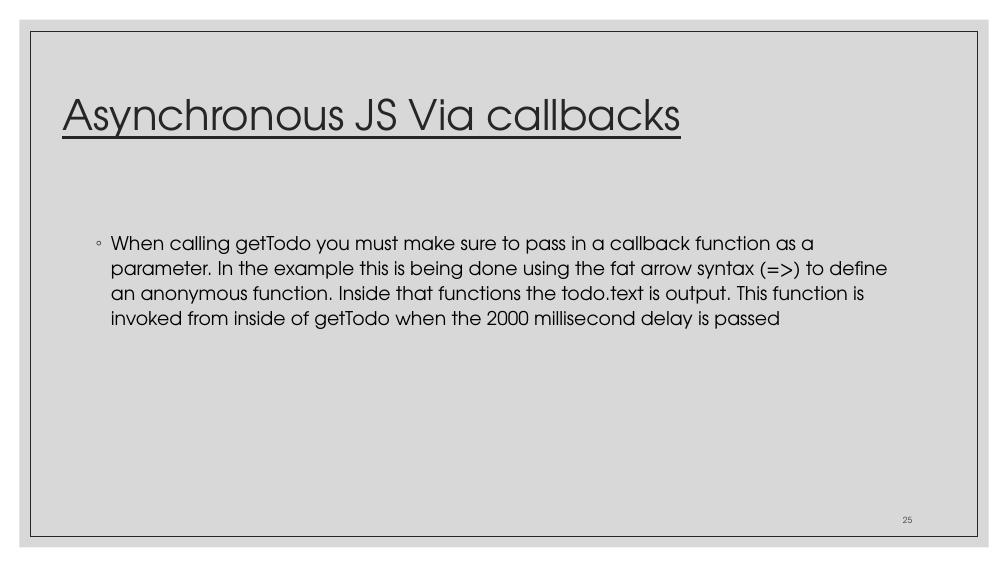
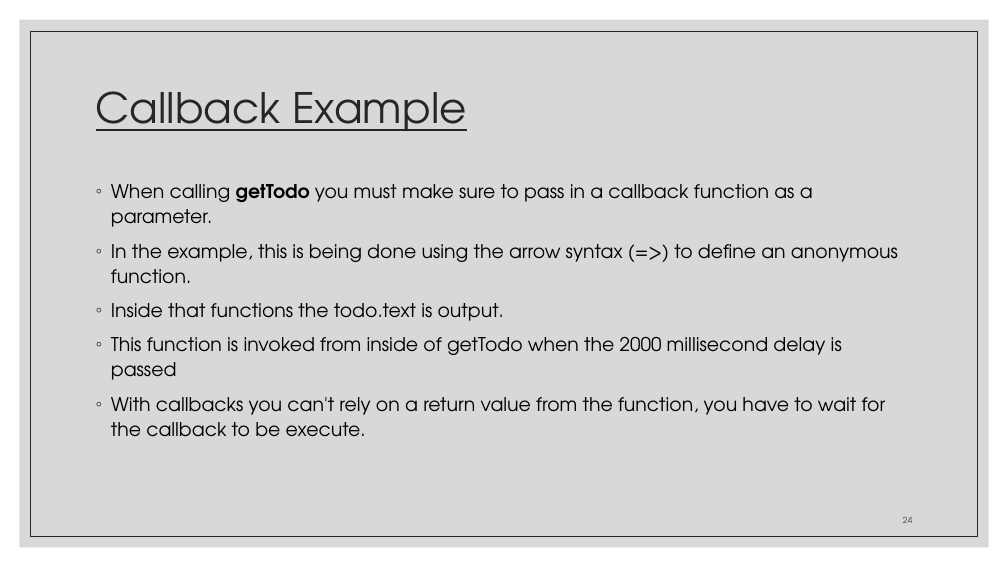
Before and after one commit to zackstotts/base-node-curriculum, a slide deck: slide 24 of unit_01/slides/Unit01-PartI.pptx (slide 25 before the commit). Drawn at 1008x567 pixels with LibreOffice and Linux fonts; fonts in the diff are those of the drawing. Boxes give left, top, right and bottom in pixels: in the first picture for what was removed or moved away, otherwise in the second. Text is boxed around its words. In the diff, an @@ line names an element or a change of style, - is before the commit and + after.

```diff
--- a/unit_01/slides/Unit01-PartI.pptx
+++ b/unit_01/slides/Unit01-PartI.pptx
@@ title at (x1=96, y1=91, x2=467, y2=131): text changed @@
-Asynchronous JS Via callbacks
+Callback Example
@@ text at (x1=111, y1=184, x2=898, y2=437): text changed @@
-◦ When calling getTodo you must make sure to pass in a callback function as a parameter. In the example this is being done using the fat arrow syntax (=>) to define an anonymous function. Inside that functions the todo.text is output. This function is invoked from inside of getTodo when the 2000 millisecond delay is passed
+◦ When calling getTodo you must make sure to pass in a callback function as a parameter.
+◦ In the example, this is being done using the arrow syntax (=>) to define an anonymous function.
+◦ Inside that functions the todo.text is output.
+◦ This function is invoked from inside of getTodo when the 2000 millisecond delay is passed
+◦ With callbacks you can't rely on a return value from the function, you have to wait for the callback to be execute.
@@ page number at (x1=903, y1=517, x2=912, y2=523): text changed @@
-25
+24
```
Also in this commit, not shown: 9 other slides changed, 1 slide added, 8 slides removed, 3 other files.
